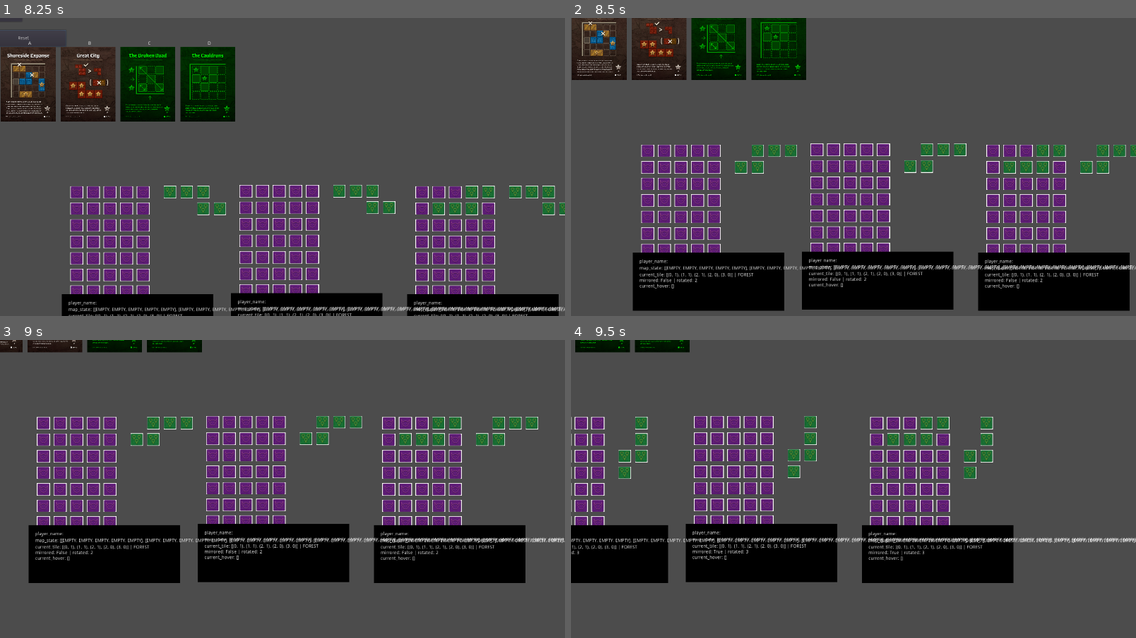
Above: before the commit, frames 1-4 (two rows, left to right).
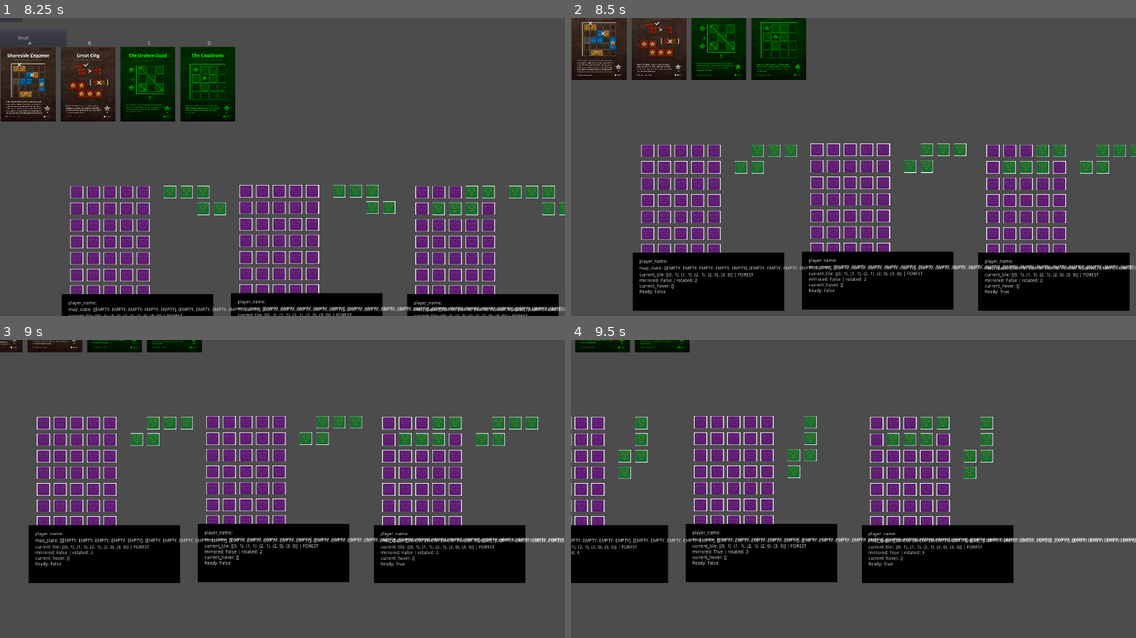
Above: after the commit, the same moments.

Repository: gilde-der-nacht/game-jam-2022
Game: Godot game, scene res://Board.tscn
The game is run twice, just before and just after one commit, with the same random seed, the same clock (stepped at 60 frames per second) and the same inputs.
Inputs (mouse positions are in pixels of both pictures, inside the frame that each line leads up to):
- Up to frame 1 (8.25 s): click (45, 175) at 0.52 s; type "12" at 0.6 s; click "Instructions Next Turn" at 1.25 s; click "Instructions Next Turn" at 2 s; click "Next Round" at 2.75 s; click "Next Round" at 3.5 s; click "Map Set Player Names" at 4.25 s; click "Instruction Reset" at 5 s; click "Maps Reset" at 5.75 s; click "Reset" at 6.5 s; move the mouse to (548, 226) at 7.27 s; hold Right (ui_right) 7.28-8.03 s; hold M (mirror_tile) 7.28-8.03 s; click (548, 226) at 7.42 s; tap R (rotate_tile) at 7.55, 8.1 s; move the mouse to (446, 226) at 8.02 s; hold Down (ui_down) from 8.03 s (still down); click (446, 226) at 8.17 s
- Up to frame 2 (8.5 s): keep holding Down (ui_down); tap M (mirror_tile) at 8.3 s
- Up to frame 3 (9 s): move the mouse to (440, 432) at 8.77 s; release Down (ui_down) at 8.78 s; hold Right (ui_right) from 8.78 s (still down); hold M (mirror_tile) from 8.78 s (still down); click (440, 432) at 8.92 s
- Up to frame 4 (9.5 s): keep holding Right (ui_right); keep holding M (mirror_tile); tap R (rotate_tile) at 9.05 s

Frame 1 is identical in both runs. In frame 2, 0.1% of the frame differs, in the area x 12-78%, y 90-93%; in frame 3, less than 0.1%; in frame 4, less than 0.1%.

Commit message:
ready flag

Diff:
--- a/Cartographer/Map/Map.gd
+++ b/Cartographer/Map/Map.gd
@@ -14,6 +14,7 @@
 var mirrored = true
 var rotated = 0
 var current_hover_position_form = []
+var ready = false
 
 func _ready():
 	reset_and_randomize(0)
@@ -25,7 +26,7 @@
 func update_ui():
 	player_name_output.set_text("player_name: " + player_name)
 	map_state_output.set_text("map_state: " + String(map_state))
-	current_tile_output.set_text("current_tile: " + String(current_tile_form) + " | " + current_tile_kind + " \nmirrored: " + String(mirrored) + " | rotated: " + String(rotated)+ " \ncurrent_hover: " + String(current_hover_position_form))
+	current_tile_output.set_text("current_tile: " + String(current_tile_form) + " | " + current_tile_kind + " \nmirrored: " + String(mirrored) + " | rotated: " + String(rotated)+ " \ncurrent_hover: " + String(current_hover_position_form) + "\nReady: " + String(ready))
 
 	draw_map()
 	draw_current_tile(current_tile_form, current_tile_kind)
@@ -136,6 +137,7 @@
 		n.queue_free()
 
 func set_current_tile(form, kind):
+	ready = false
 	mirrored = false
 	rotated = 0
 	current_hover_position_form = []
@@ -178,6 +180,8 @@
 	return newNewForm
 
 func on_Tile_mouse_entered(tile):
+	if ready:
+		return
 	current_hover_position_form = []
 	for v in transform_form(current_tile_form):
 		var new_v = move_vec(v, tile.pos)
@@ -195,4 +199,5 @@
 	for v in current_hover_position_form:
 		map_state[v.y][v.x] = current_tile_kind
 	current_hover_position_form = []
-	update_ui()
+	ready = true
+	update_ui()
